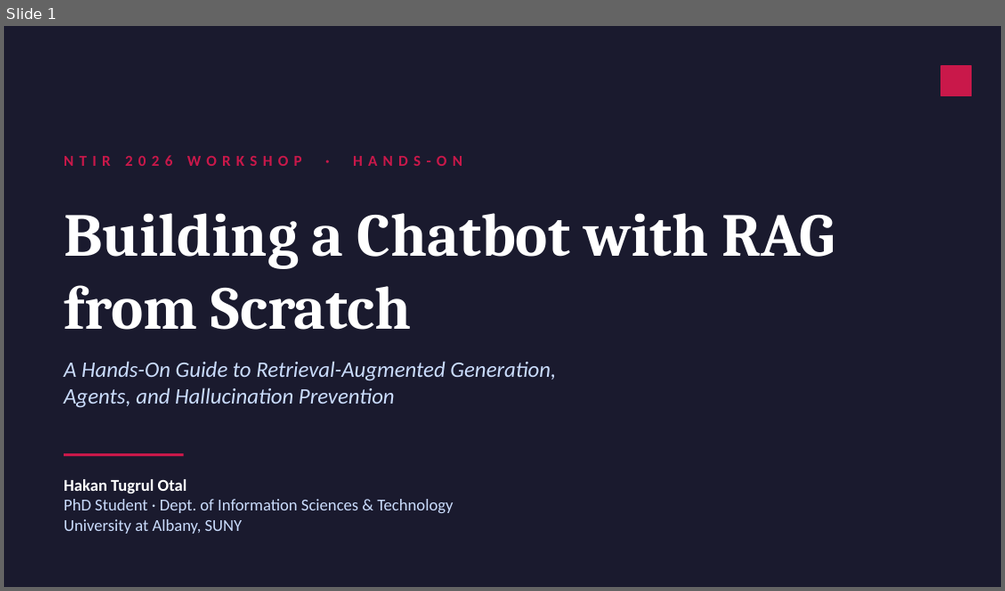
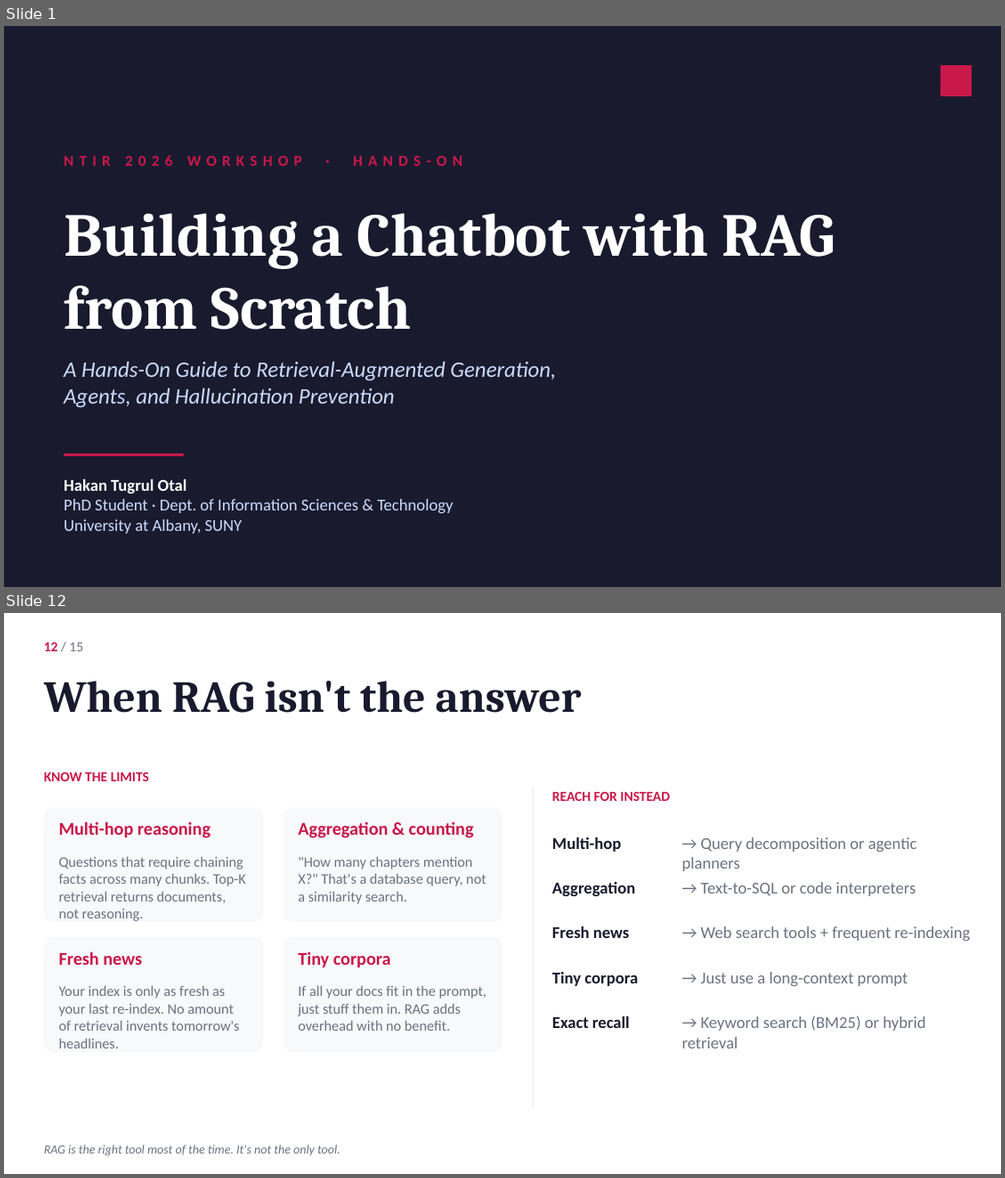
Before and after one commit to hakanotal/workshop-rag-chatbot, a slide deck: workshop_slides.pptx. Shown one above the other, each under a label of ours: slide 1 before the commit, slides 1 and 12 after it; the slides between them are not shown. The pictures are 1005x591 and 1005x1178 pixels, drawn with LibreOffice and Linux fonts; fonts in the diff are those of the drawing. Boxes give left, top, right and bottom in pixels: in the first picture for what was removed or moved away, otherwise in the second. Text is boxed around its words. In the diff, an @@ line names an element or a change of style, - is before the commit and + after.

```diff
--- a/workshop_slides.pptx
+++ b/workshop_slides.pptx
@@ slide 12 added at (x1=4, y1=613, x2=1001, y2=1174), background #FFFFFF @@
@@ text added at (x1=44, y1=642, x2=83, y2=651), 10 pt, text #6B7280 @@
+12 / 15
@@ text added at (x1=44, y1=681, x2=582, y2=713), 32 pt, text #1A1A2E, bold @@
+When RAG isn't the answer
@@ text added at (x1=44, y1=771, x2=149, y2=781), 10 pt, text #C9184A, bold @@
+KNOW THE LIMITS
@@ rectangle added at (x1=533, y1=787, x2=534, y2=1106), fill #E5E7EB @@
@@ text added at (x1=552, y1=791, x2=670, y2=801), 10 pt, text #C9184A, bold @@
+REACH FOR INSTEAD
@@ rounded rectangle added at (x1=44, y1=807, x2=263, y2=922), fill #F8F9FB @@
@@ text added at (x1=59, y1=821, x2=210, y2=838), 13 pt, text #C9184A, bold @@
+Multi-hop reasoning
@@ rounded rectangle added at (x1=283, y1=807, x2=502, y2=922), fill #F8F9FB @@
@@ text added at (x1=298, y1=822, x2=474, y2=838), 13 pt, text #C9184A, bold @@
+Aggregation & counting
@@ text added at (x1=552, y1=837, x2=621, y2=852), 12 pt, text #1A1A2E, bold @@
+Multi-hop
@@ text added at (x1=682, y1=837, x2=917, y2=871), 12 pt, text #6B7280 @@
+→ Query decomposition or agentic planners
@@ text added at (x1=59, y1=856, x2=246, y2=921), 10.5 pt, text #6B7280 @@
+Questions that require chaining facts across many chunks. Top-K retrieval returns documents, not reasoning.
@@ text added at (x1=298, y1=856, x2=486, y2=904), 10.5 pt, text #6B7280 @@
+"How many chapters mention X?" That's a database query, not a similarity search.
@@ text added at (x1=552, y1=882, x2=635, y2=896), 12 pt, text #1A1A2E, bold @@
+Aggregation
@@ text added at (x1=701, y1=882, x2=916, y2=896), 12 pt, text #6B7280 @@
+→ Text-to-SQL or code interpreters
@@ text added at (x1=552, y1=926, x2=629, y2=938), 12 pt, text #1A1A2E, bold @@
+Fresh news
@@ text added at (x1=701, y1=926, x2=970, y2=941), 12 pt, text #6B7280 @@
+→ Web search tools + frequent re-indexing
@@ rounded rectangle added at (x1=44, y1=937, x2=263, y2=1052), fill #F8F9FB @@
@@ text added at (x1=59, y1=951, x2=142, y2=965), 13 pt, text #C9184A, bold @@
+Fresh news
@@ rounded rectangle added at (x1=283, y1=937, x2=502, y2=1052), fill #F8F9FB @@
@@ text added at (x1=298, y1=952, x2=391, y2=967), 13 pt, text #C9184A, bold @@
+Tiny corpora
@@ text added at (x1=59, y1=985, x2=239, y2=1048), 10.5 pt, text #6B7280 @@
+Your index is only as fresh as your last re-index. No amount of retrieval invents tomorrow's headlines.
@@ text added at (x1=298, y1=985, x2=486, y2=1030), 10.5 pt, text #6B7280 @@
+If all your docs fit in the prompt, just stuff them in. RAG adds overhead with no benefit.
@@ text added at (x1=552, y1=972, x2=638, y2=986), 12 pt, text #1A1A2E, bold @@
+Tiny corpora
@@ text added at (x1=701, y1=972, x2=908, y2=986), 12 pt, text #6B7280 @@
+→ Just use a long-context prompt
@@ text added at (x1=552, y1=1016, x2=630, y2=1028), 12 pt, text #1A1A2E, bold @@
+Exact recall
@@ text added at (x1=682, y1=1015, x2=925, y2=1048), 12 pt, text #6B7280 @@
+→ Keyword search (BM25) or hybrid retrieval
@@ text added at (x1=44, y1=1144, x2=340, y2=1156), 9 pt, text #6B7280, italic @@
+RAG is the right tool most of the time. It's not the only tool.
```
Also in this commit, not shown: 11 slides changed, 2 other slides added, 1 other file.
